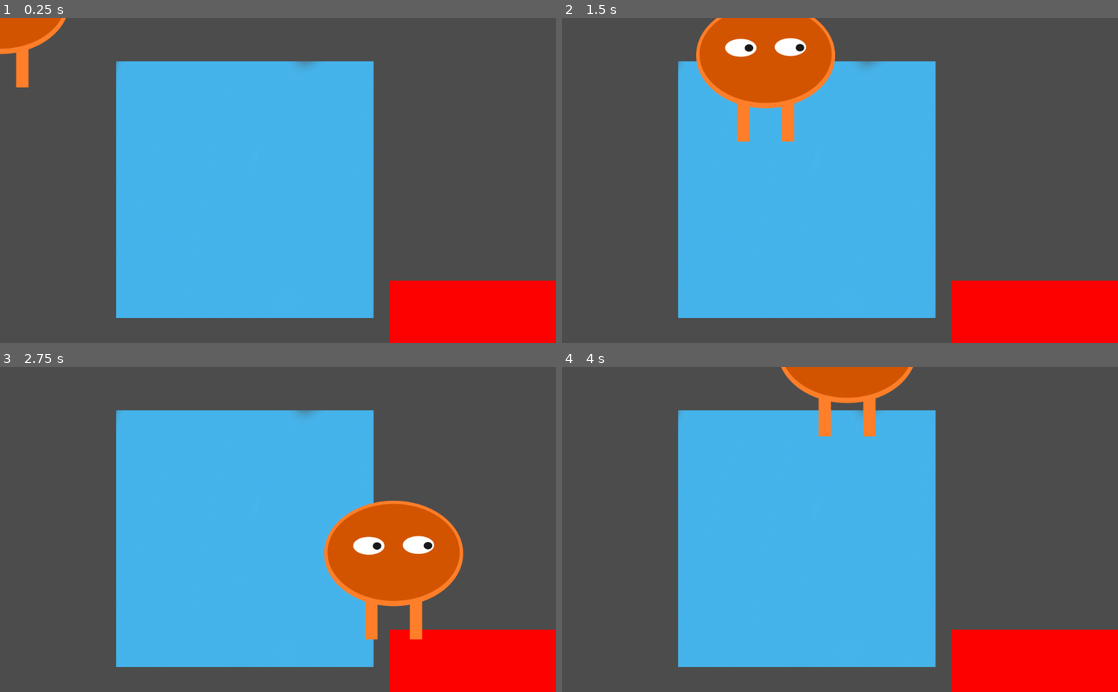
Above: before the commit, frames 1-4 (two rows, left to right).
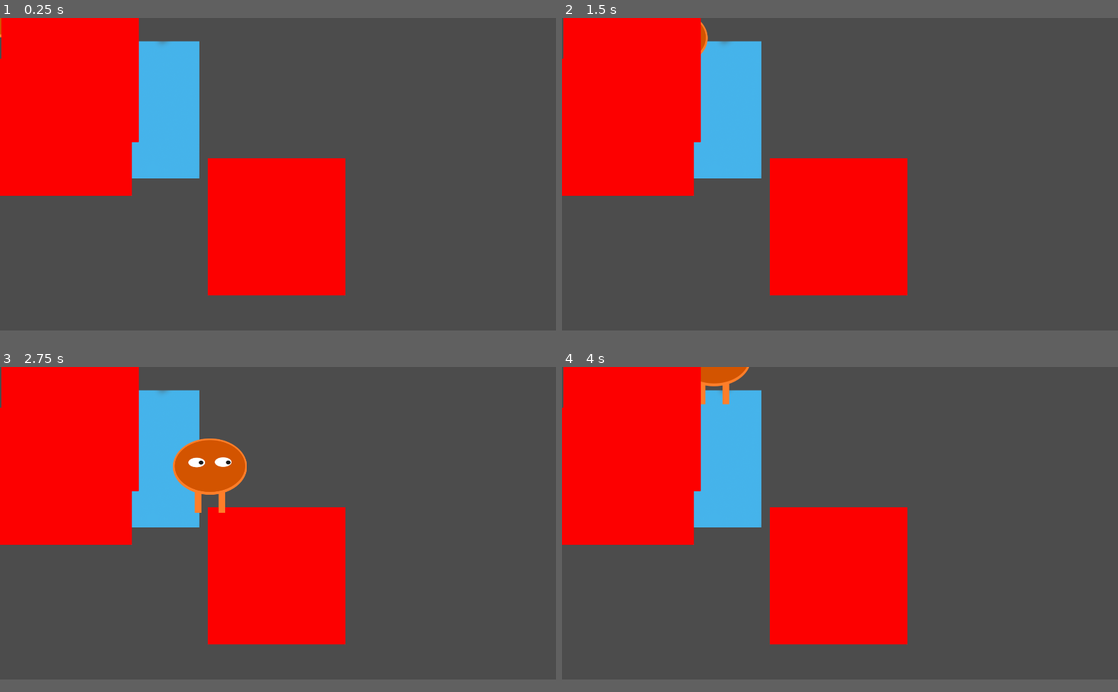
Above: after the commit, the same moments.

Repository: NathanKugler/TileTurmoilDevelopment
Game: Godot game, scene res://Game.tscn
The game is run twice, just before and just after one commit, with the same random seed, the same clock (stepped at 60 frames per second) and the same inputs.
Inputs:
- Up to frame 1 (0.25 s): no input
- Up to frame 2 (1.5 s): tap Enter at 0.5 s; hold D (orange_right) 0.53-1.28 s; tap F (TileSlotTestActionThingKey) at 0.6 s; hold S (orange_down) from 1.28 s (still down); tap E (orange_pick_up) at 1.35 s
- Up to frame 3 (2.75 s): release S (orange_down) at 2.03 s; hold D (orange_right) from 2.03 s (still down); tap F (TileSlotTestActionThingKey) at 2.1 s
- Up to frame 4 (4 s): release D (orange_right) at 2.78 s; hold W (orange_up) 2.78-3.53 s; tap E (orange_pick_up) at 2.85 s; hold A (orange_left) from 3.53 s (still down); tap F (TileSlotTestActionThingKey) at 3.6 s
In our replay, the window is 800x468 before the commit and 800x450 after it. These sizes can differ from the game's own. Grey fills any space a smaller window leaves; there, only what the larger window draws over its background counts as a difference.

The runs differ from the first frame. In frame 1, 51% of the frame differs, in the area x 0-100%, y 0-100%; in frame 2, 55%; in frame 3, 56%; in frame 4, 54%.

Commit message:
Now able to duplicate tileslots, now made a map of where everything should go. TODO: test with multiple tiles, add counter, position everying

Diff:
--- a/Tile Turmoil but my code is hopefully working/TileSlot1.gd
+++ b/Tile Turmoil but my code is hopefully working/TileSlotParent.gd
@@ -1,14 +1,16 @@
 extends Area2D
 
-export var ID = 1
+export var ID = 0
 const detectionRange = 237
 # Called when the node enters the scene tree for the first time.
 func _ready():
 	add_to_group("TileSlot")
 	monitoring = true
 
+
 func _process(delta):
-	pass
+	print(ID)
+	print(position)
 
 func checkIfTileIsOnTileSlot(characterInQuestion):
 	if characterInQuestion.position.x <= position.x + detectionRange && characterInQuestion.position.x >= position.x - detectionRange:
--- a/Tile Turmoil but my code is hopefully working/assets/TileSlots/TileSlot1/TileSlot1.tscn
+++ b/Tile Turmoil but my code is hopefully working/assets/TileSlots/TileSlotParent/TileSlotParent.tscn
@@ -1,12 +1,12 @@
 [gd_scene load_steps=4 format=2]
 
-[ext_resource path="res://TileSlot1.gd" type="Script" id=1]
+[ext_resource path="res://TileSlotParent.gd" type="Script" id=1]
 [ext_resource path="res://assets/TileSlots/th-3433233470.jpg" type="Texture" id=2]
 
 [sub_resource type="RectangleShape2D" id=1]
 extents = Vector2( 160.678, 57.8755 )
 
-[node name="TileSlot1" type="Area2D"]
+[node name="TileSlotParent" type="Area2D"]
 script = ExtResource( 1 )
 
 [node name="Sprite" type="Sprite" parent="."]
--- a/Tile Turmoil but my code is hopefully working/assets/map/Map.gd
+++ b/Tile Turmoil but my code is hopefully working/assets/map/Map.gd
@@ -3,16 +3,15 @@
 
 # This file is for handling multiple tiles and tileslots
 
-
-
+var rng = RandomNumberGenerator.new()
+# makes copies of the tileslots
 func _ready():
-#	var importer = ResourceImporter.new()
-#	importer.import("res://assets/map/Map.tscn","res://assets/ExampleTile/ExampleTile.tscn")
-#
-#	var duplicated_scene = load("res://assets/ExampleTile/ExampleTile.tscn")
-#	get_tree().add_child(duplicated_scene)
-
-
-# Called every frame. 'delta' is the elapsed time since the previous frame.
-#func _process(delta):
+	var tileslotscene = load("res://assets/TileSlots/TileSlotParent/TileSlotParent.tscn")
+	for _i in 2:
+		rng.randomize()
+		var TileSlot = tileslotscene.instance()
+		add_child(TileSlot)
+		TileSlot.ID = _i
+		TileSlot.position.x = rng.randi_range(0,500)
+		TileSlot.position.y = rng.randi_range(0,500)
 	pass
--- a/Tile Turmoil but my code is hopefully working/assets/map/Map.tscn
+++ b/Tile Turmoil but my code is hopefully working/assets/map/Map.tscn
@@ -3,7 +3,7 @@
 [ext_resource path="res://assets/characters/Orange.tscn" type="PackedScene" id=1]
 [ext_resource path="res://assets/ExampleTile/ExampleTile.tscn" type="PackedScene" id=2]
 [ext_resource path="res://assets/TileSlots/ExampleTileSlot.tscn" type="PackedScene" id=3]
-[ext_resource path="res://assets/TileSlots/TileSlot1/TileSlot1.tscn" type="PackedScene" id=4]
+[ext_resource path="res://assets/TileSlots/TileSlotParent/TileSlotParent.tscn" type="PackedScene" id=4]
 [ext_resource path="res://assets/map/Map.gd" type="Script" id=5]
 
 [node name="Map" type="Node2D"]
--- a/Tile Turmoil but my code is hopefully working/project.godot
+++ b/Tile Turmoil but my code is hopefully working/project.godot
@@ -13,6 +13,12 @@
 config/name="Tile Turmoil but my code is hopefully working"
 run/main_scene="res://Game.tscn"
 config/icon="res://icon.png"
+
+[display]
+
+window/size/width=1920
+window/size/height=1080
+window/stretch/mode="viewport"
 
 [input]
 
Not shown, changed: README.md
Not shown, added: TileTurmoilMap.png
